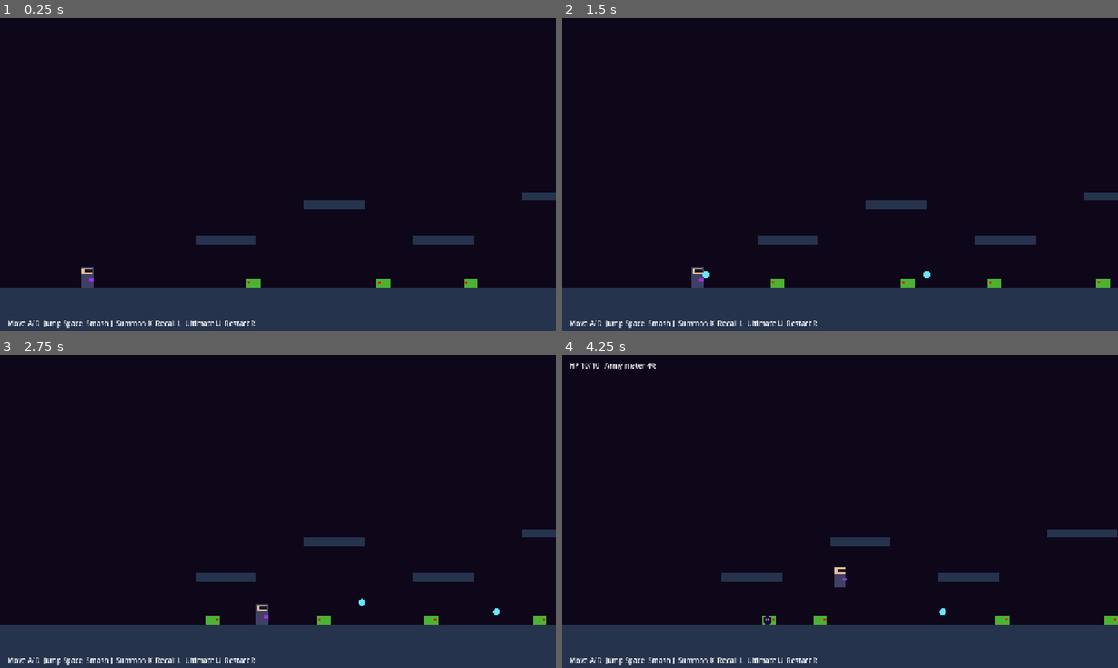
Above: before the commit, frames 1-4 (two rows, left to right).
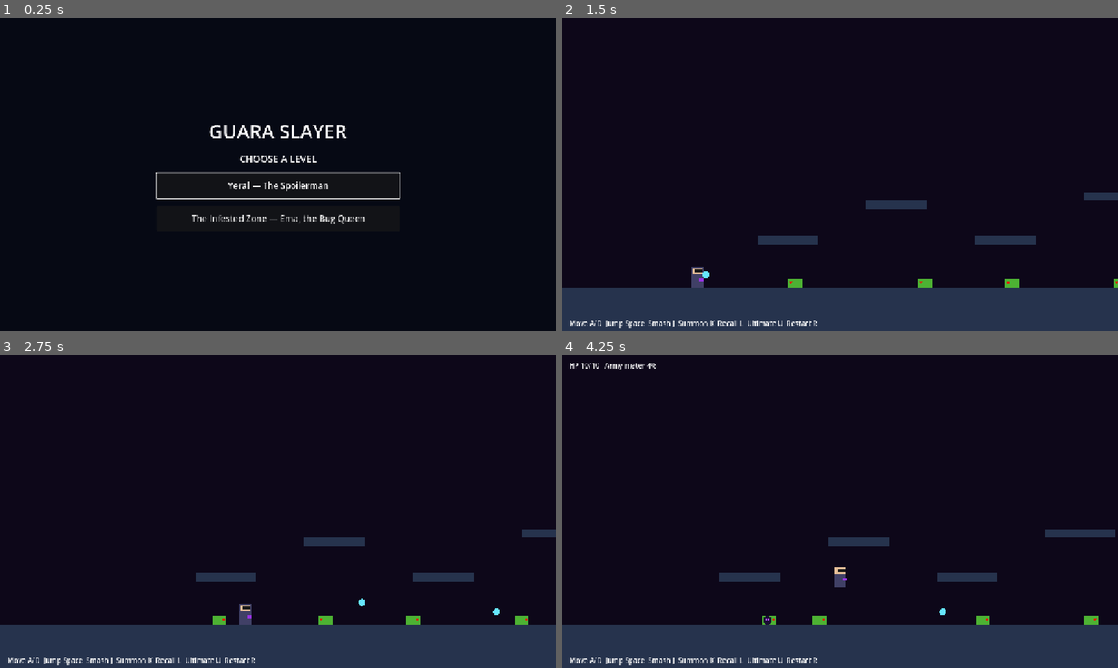
Above: after the commit, the same moments.

Repository: Ragnorus/GuaraGameJam2026
Game: Godot game, scene res://scenes/level_select.tscn
The game is run twice, just before and just after one commit, with the same random seed, the same clock (stepped at 60 frames per second) and the same inputs. Before the commit the project starts from res://scenes/main.tscn.
Inputs (mouse positions are in pixels of both pictures, inside the frame that each line leads up to):
- Up to frame 1 (0.25 s): no input
- Up to frame 2 (1.5 s): click (840, 183) at 0.5 s, where only the run after the commit has a clickable "Yeral — The Spoilerman"; move the mouse to (962, 158) at 1.27 s; hold D (move_right) from 1.28 s (still down); tap Shift (dash) at 1.35 s; click (962, 158) at 1.42 s
- Up to frame 3 (2.75 s): keep holding D (move_right); tap Space (jump) at 1.52, 2.27 s; move the mouse to (166, 527) at 2.02 s; tap L (recall) at 2.1 s; click (166, 527) at 2.17 s
- Up to frame 4 (4.25 s): move the mouse to (895, 442) at 2.77 s; release D (move_right) at 2.78 s; hold A (move_left) 2.78-3.53 s; hold J (shoot) 2.78-3.53 s; click (895, 442) at 2.92 s; move the mouse to (812, 574) at 3.52 s; hold D (move_right) from 3.53 s (still down); tap K (summon) at 3.6 s; click (812, 574) at 3.67 s; tap Space (jump) at 3.77 s

The runs differ from the first frame. In frame 1, 17% of the frame differs, in the area x 0-100%, y 34-100%; in frame 2, 0.6%; in frame 3, 0.7%; in frame 4, 0.4%.

Commit message:
chore: new lvl
ema level

Diff:
--- a/project.godot
+++ b/project.godot
@@ -11,7 +11,7 @@
 [application]
 
 config/name="Guara Slayer"
-run/main_scene="res://scenes/main.tscn"
+run/main_scene="res://scenes/level_select.tscn"
 config/features=PackedStringArray("4.4", "Forward Plus")
 
 [display]
--- /dev/null
+++ b/scenes/ema_level.tscn
@@ -0,0 +1,7 @@
+[gd_scene load_steps=2 format=3]
+
+[ext_resource type="Script" path="res://scripts/main.gd" id="1_main"]
+
+[node name="InfestedZone" type="Node2D"]
+script = ExtResource("1_main")
+ema_level = true
--- /dev/null
+++ b/scenes/level_select.tscn
@@ -0,0 +1,12 @@
+[gd_scene load_steps=2 format=3]
+
+[ext_resource type="Script" path="res://scripts/level_select.gd" id="1_menu"]
+
+[node name="LevelSelect" type="Control"]
+layout_mode = 3
+anchors_preset = 15
+anchor_right = 1.0
+anchor_bottom = 1.0
+grow_horizontal = 2
+grow_vertical = 2
+script = ExtResource("1_menu")
--- /dev/null
+++ b/scripts/level_select.gd
@@ -0,0 +1,54 @@
+extends Control
+
+const YERAL_SCENE := "res://scenes/main.tscn"
+const EMA_SCENE := "res://scenes/ema_level.tscn"
+
+func _ready() -> void:
+	var backdrop := ColorRect.new()
+	backdrop.color = Color(0.025, 0.035, 0.08)
+	backdrop.set_anchors_and_offsets_preset(Control.PRESET_FULL_RECT)
+	backdrop.mouse_filter = Control.MOUSE_FILTER_IGNORE
+	add_child(backdrop)
+
+	var stack := VBoxContainer.new()
+	stack.anchor_left = 0.5
+	stack.anchor_top = 0.5
+	stack.anchor_right = 0.5
+	stack.anchor_bottom = 0.5
+	stack.offset_left = -280.0
+	stack.offset_top = -170.0
+	stack.offset_right = 280.0
+	stack.offset_bottom = 170.0
+	stack.alignment = BoxContainer.ALIGNMENT_CENTER
+	stack.add_theme_constant_override("separation", 18)
+	add_child(stack)
+
+	var title := Label.new()
+	title.text = "GUARA SLAYER"
+	title.horizontal_alignment = HORIZONTAL_ALIGNMENT_CENTER
+	title.add_theme_font_size_override("font_size", 44)
+	stack.add_child(title)
+
+	var prompt := Label.new()
+	prompt.text = "CHOOSE A LEVEL"
+	prompt.horizontal_alignment = HORIZONTAL_ALIGNMENT_CENTER
+	prompt.add_theme_font_size_override("font_size", 22)
+	stack.add_child(prompt)
+
+	var yeral_button := _add_level_button(stack, "Yeral — The Spoilerman", YERAL_SCENE)
+	_add_level_button(stack, "The Infested Zone — Ema, the Bug Queen", EMA_SCENE)
+	yeral_button.grab_focus()
+
+func _add_level_button(stack: VBoxContainer, caption: String, scene_path: String) -> Button:
+	var button := Button.new()
+	button.text = caption
+	button.custom_minimum_size = Vector2(560.0, 58.0)
+	button.add_theme_font_size_override("font_size", 20)
+	button.pressed.connect(_open_level.bind(scene_path))
+	stack.add_child(button)
+	return button
+
+func _open_level(scene_path: String) -> void:
+	var error := get_tree().change_scene_to_file(scene_path)
+	if error != OK:
+		push_error("Could not open level %s: %s" % [scene_path, error_string(error)])
--- a/scripts/main.gd
+++ b/scripts/main.gd
@@ -3,8 +3,9 @@
 const LEVEL_END := 2400.0
 const FLOOR_Y := 600.0
 
+@export var ema_level := false
+
 var player: Player
-var boss: BossYeral
 var dialogue: Label
 var dialogue_time := 0.0
 var hud_label: Label
@@ -17,6 +18,11 @@
 	InputSetup.setup()
 	_build_world()
 	_build_hud()
+	if ema_level:
+		message.text = "THE INFESTED ZONE"
+		await get_tree().create_timer(2.0).timeout
+		if not boss_started:
+			message.text = ""
 
 func _add_block(rect: Rect2) -> void:
 	var body := StaticBody2D.new()
@@ -29,13 +35,13 @@
 	var vis := ColorRect.new()
 	vis.size = rect.size
 	vis.position = -rect.size / 2.0
-	vis.color = Color(0.15, 0.2, 0.3)
+	vis.color = Color(0.12, 0.2, 0.1) if ema_level else Color(0.15, 0.2, 0.3)
 	body.add_child(vis)
 	add_child(body)
 
 func _build_world() -> void:
 	var bg := ColorRect.new()
-	bg.color = Color(0.05, 0.03, 0.1)
+	bg.color = Color(0.025, 0.09, 0.055) if ema_level else Color(0.05, 0.03, 0.1)
 	bg.position = Vector2(-1000, -600)
 	bg.size = Vector2(LEVEL_END + 2000, 1800)
 	bg.z_index = -10
@@ -43,9 +49,19 @@
 	_add_block(Rect2(-100, FLOOR_Y, LEVEL_END + 600, 100))
 	_add_block(Rect2(-140, -200, 40, 900))
 	_add_block(Rect2(LEVEL_END + 500, -200, 40, 900))
-	for r in [Rect2(350, 480, 140, 20), Rect2(600, 400, 140, 20),
-			Rect2(850, 480, 140, 20), Rect2(1100, 380, 160, 20),
-			Rect2(1400, 470, 140, 20)]:
+	var platforms: Array = [
+		Rect2(350, 480, 140, 20), Rect2(600, 400, 140, 20),
+		Rect2(850, 480, 140, 20), Rect2(1100, 380, 160, 20),
+		Rect2(1400, 470, 140, 20),
+	]
+	if ema_level:
+		platforms = [
+			Rect2(300, 490, 170, 20), Rect2(560, 405, 150, 20),
+			Rect2(790, 495, 170, 20), Rect2(1030, 385, 170, 20),
+			Rect2(1300, 475, 160, 20), Rect2(1580, 385, 170, 20),
+			Rect2(1820, 475, 170, 20),
+		]
+	for r in platforms:
 		_add_block(r)
 	player = Player.new()
 	player.position = Vector2(100, FLOOR_Y - 40)
@@ -57,7 +73,10 @@
 	cam.limit_right = int(LEVEL_END + 500)
 	cam.limit_bottom = int(FLOOR_Y + 100)
 	player.add_child(cam)
-	for x in [500.0, 800.0, 1000.0, 1250.0, 1550.0, 1800.0]:
+	var bug_positions := [500.0, 800.0, 1000.0, 1250.0, 1550.0, 1800.0]
+	if ema_level:
+		bug_positions = [420.0, 660.0, 900.0, 1120.0, 1350.0, 1590.0, 1810.0, 1980.0]
+	for x in bug_positions:
 		var b := Bug.new()
 		b.position = Vector2(x, FLOOR_Y - 20)
 		b.target = player
@@ -108,22 +127,32 @@
 func _start_boss() -> void:
 	boss_started = true
 	_add_block(Rect2(LEVEL_END - 340, -200, 30, FLOOR_Y + 200))
-	boss = BossYeral.new()
-	boss.position = Vector2(LEVEL_END + 250, FLOOR_Y - 45)
-	boss.target = player
-	boss.floor_y = FLOOR_Y
-	add_child(boss)
-	boss.health_changed.connect(_on_boss_health)
-	boss.defeated.connect(_on_boss_defeated)
-	boss.speech.connect(_say)
-	boss.activate()
-	message.text = "YERAL, THE SPOILERMAN"
+	if ema_level:
+		var ema := BossEma.new()
+		ema.position = Vector2(LEVEL_END + 250, FLOOR_Y - 45)
+		ema.target = player
+		add_child(ema)
+		ema.health_changed.connect(_on_boss_health)
+		ema.defeated.connect(_on_boss_defeated)
+		ema.activate()
+		message.text = "EMA, THE BUG QUEEN"
+	else:
+		var yeral := BossYeral.new()
+		yeral.position = Vector2(LEVEL_END + 250, FLOOR_Y - 45)
+		yeral.target = player
+		yeral.floor_y = FLOOR_Y
+		add_child(yeral)
+		yeral.health_changed.connect(_on_boss_health)
+		yeral.defeated.connect(_on_boss_defeated)
+		yeral.speech.connect(_say)
+		yeral.activate()
+		message.text = "YERAL, THE SPOILERMAN"
 	await get_tree().create_timer(2.0).timeout
 	if not finished and is_instance_valid(player) and not player.dead:
 		message.text = ""
 
 func _on_boss_health(current: int, maximum: int) -> void:
-	boss_label.text = "YERAL  %d/%d" % [current, maximum]
+	boss_label.text = "%s  %d/%d" % ["EMA" if ema_level else "YERAL", current, maximum]
 
 func _say(text: String, duration: float) -> void:
 	dialogue.text = text
@@ -135,6 +164,9 @@
 	dialogue.text = ""
 	for e in get_tree().get_nodes_in_group("enemies"):
 		e.queue_free()
+	if ema_level:
+		message.text = "Ema defeated! The Infested Zone is clear."
+		return
 	message.text = "Yeral defeated! Reward: Future Spoiler"
 	player.max_minions += 2
 	await get_tree().create_timer(3.0).timeout
Not shown, added: scripts/level_select.gd.uid
Not shown, changed: README.md
